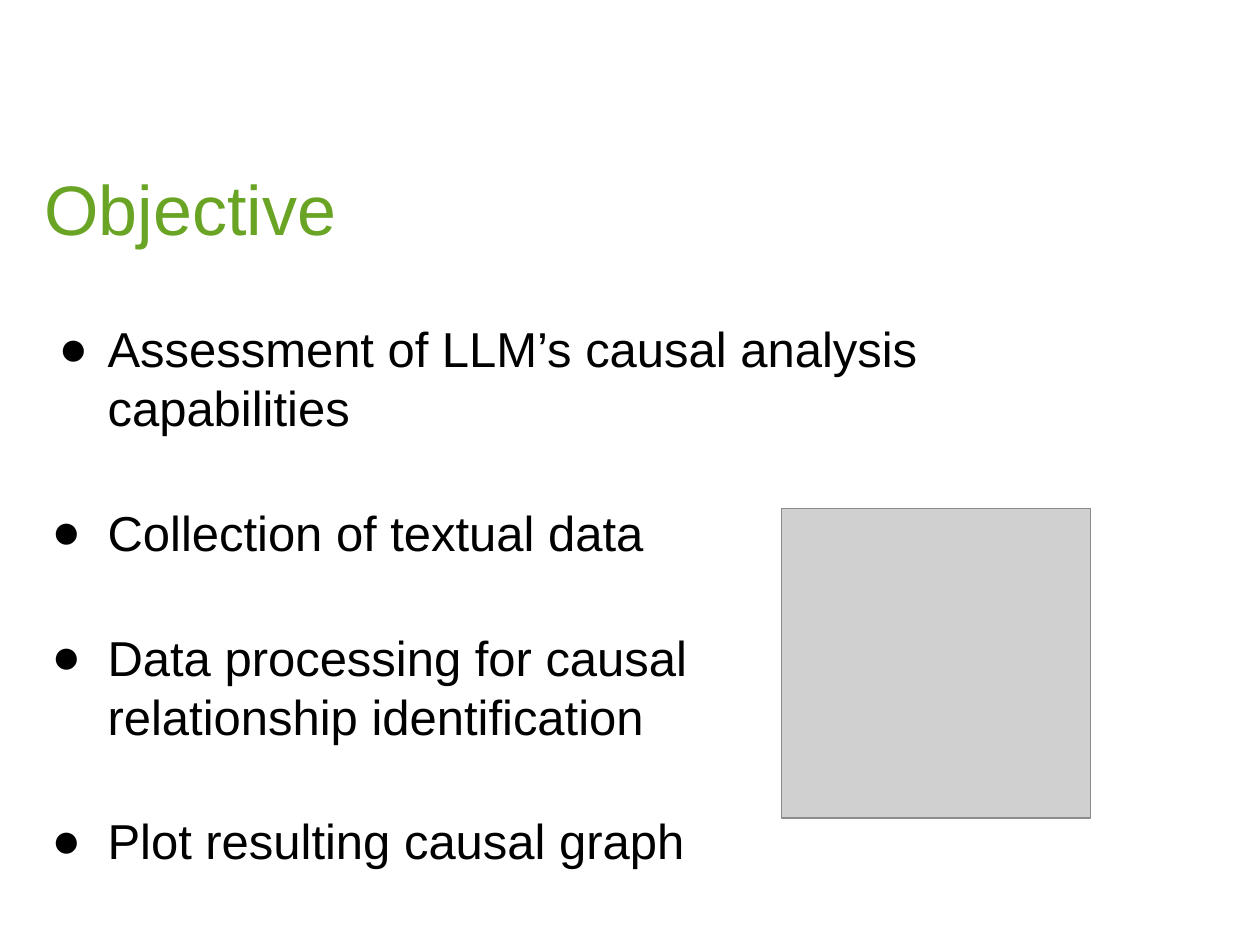
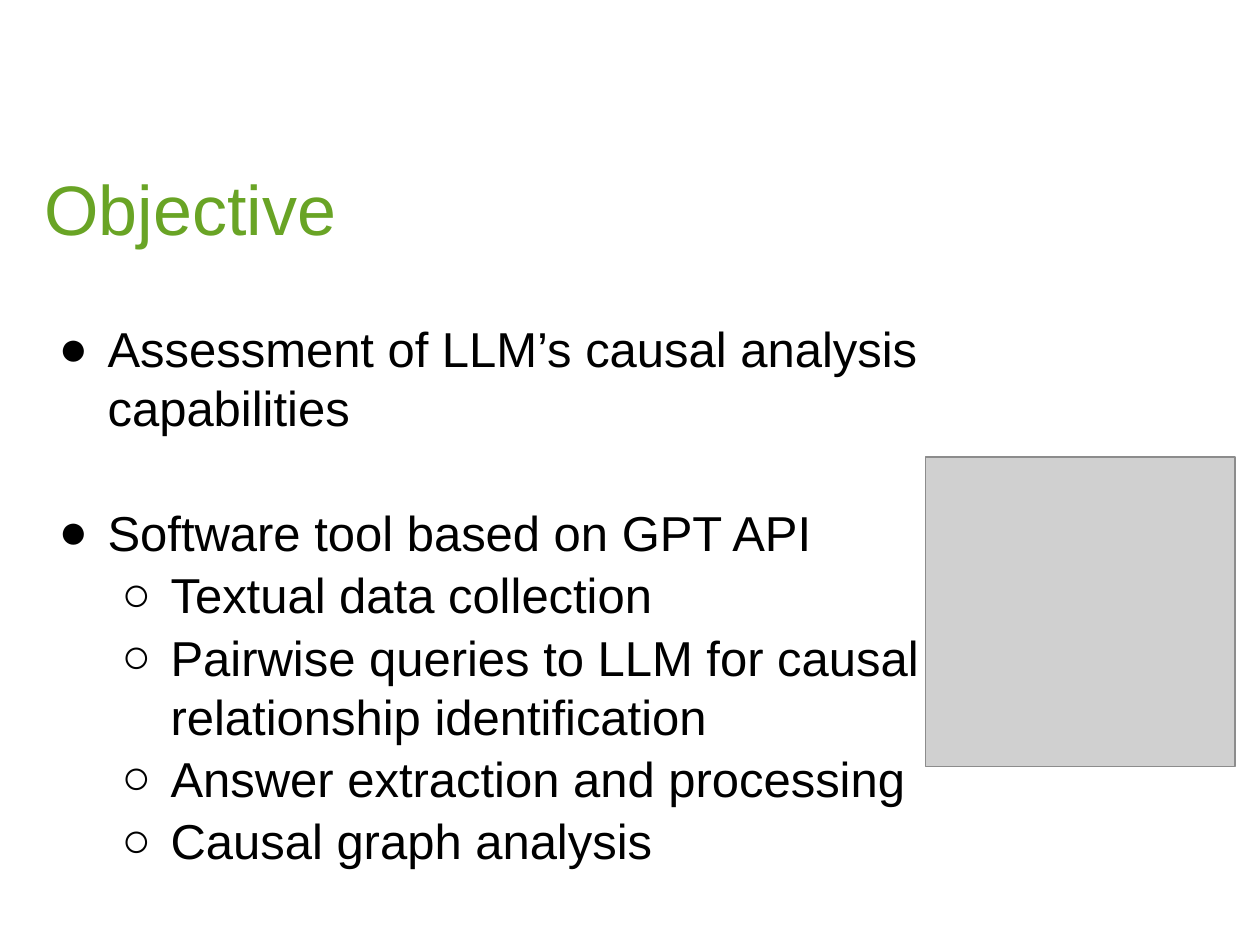
Before and after one commit to Pikerozzo/causal-llms, a slide deck: slide 9 of project report/PRES_PIQUE.pptx (slide 5 before the commit). Drawn at 1260x945 pixels with LibreOffice and Linux fonts; fonts in the diff are those of the drawing; grey boxes stand for pictures; background and template pictures are left out. Boxes give left, top, right and bottom in pixels: in the first picture for what was removed or moved away, otherwise in the second. Text is boxed around its words. In the diff, an @@ line names an element or a change of style, - is before the commit and + after.

```diff
--- a/project report/PRES_PIQUE.pptx
+++ b/project report/PRES_PIQUE.pptx
@@ picture: place and size @@
-picture at (781, 509, 1091, 819)
+picture at (926, 457, 1236, 767)
@@ text at (108, 515, 918, 869): text changed @@
-● Collection of textual data
-● Data processing for causal relationship identification
-● Plot resulting causal graph
+● Software tool based on GPT API
+  ○ Textual data collection
+  ○ Pairwise queries to LLM for causal relationship identification
+  ○ Answer extraction and processing
+  ○ Causal graph analysis
```
Also in this commit, not shown: 10 other slides changed, 10 slides added, 8 slides removed, 2 other files.
